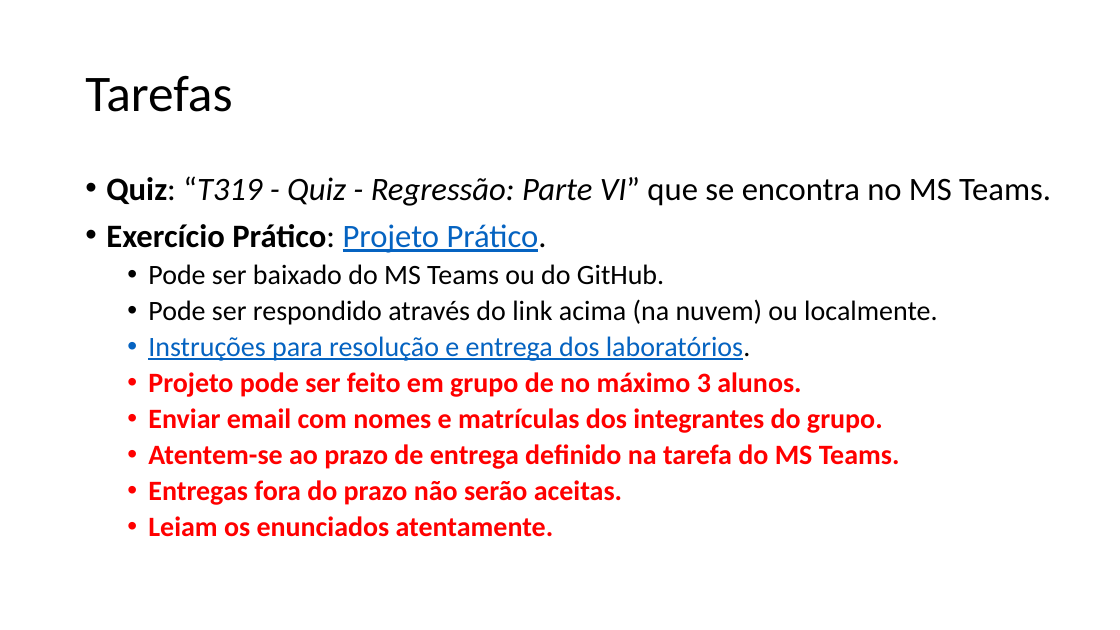
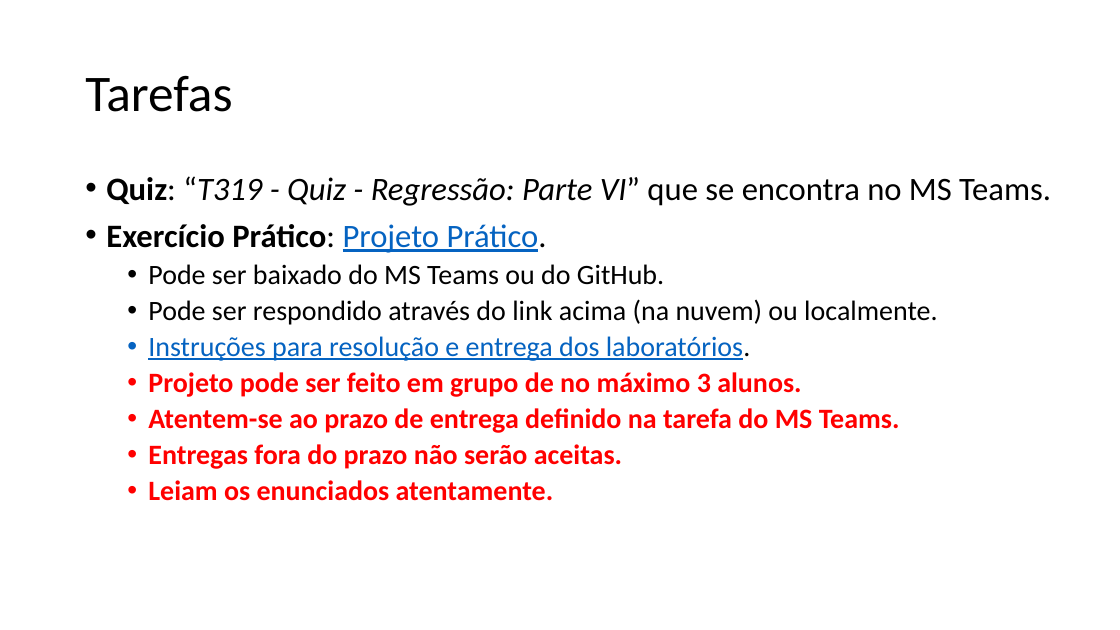
Before and after one commit to zz4fap/t319_aprendizado_de_maquina, a slide deck: slide 14 of slides/T319_Regressão_Linear (Parte VI).pptx. Drawn at 1120x630 pixels with LibreOffice and Linux fonts; fonts in the diff are those of the drawing. Boxes give left, top, right and bottom in pixels: in the first picture for what was removed or moved away, otherwise in the second. Text is boxed around its words. In the diff, an @@ line names an element or a change of style, - is before the commit and + after.

```diff
--- a/slides/T319_Regressão_Linear (Parte VI).pptx
+++ b/slides/T319_Regressão_Linear (Parte VI).pptx
@@ text at [148,408,883,433]: paragraph removed @@
-  • Enviar email com nomes e matrículas dos integrantes do grupo.
```
Also in this commit, not shown: 3 other files.
